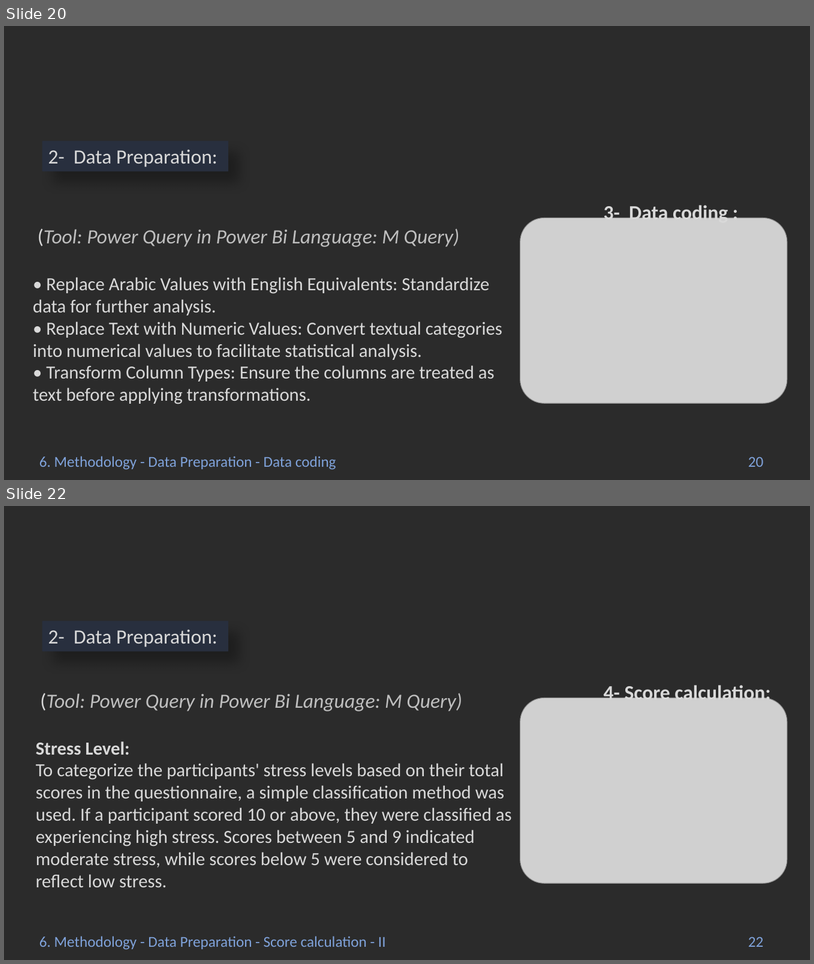
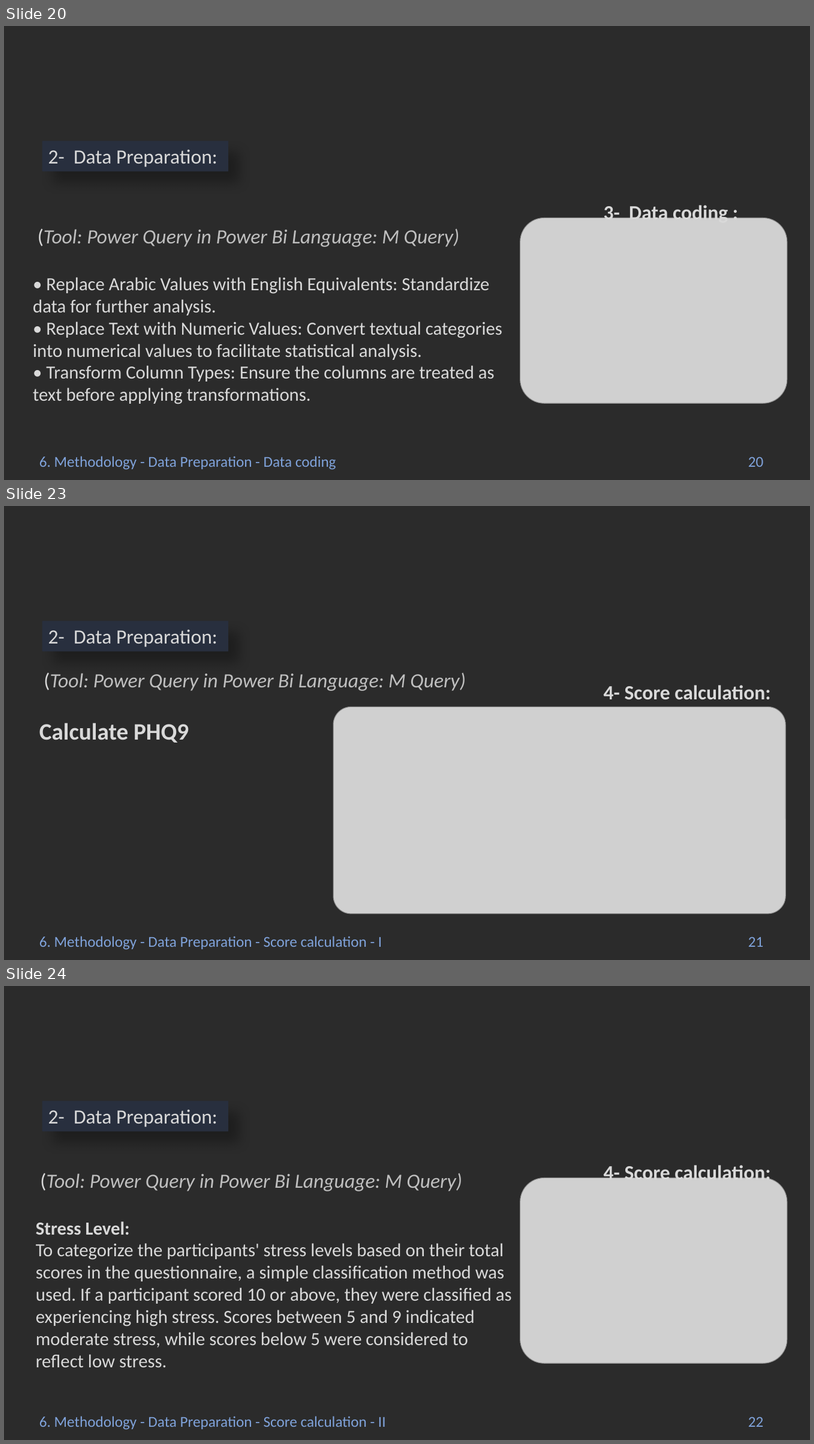
Before and after one commit to Abdelrahmen-Elashry/Mental-Health-Analysis, a slide deck: Statsphere.pptx. Shown one above the other, each under a label of ours: slides 20 and 22 before the commit, slides 20, 23 and 24 after it; the slides between them are not shown. The pictures are 814x964 and 814x1444 pixels, drawn with LibreOffice and Linux fonts; fonts in the diff are those of the drawing; grey boxes stand for pictures; background and template pictures are left out; a plain dark background stands for a picture behind light text. Boxes give left, top, right and bottom in pixels: in the first picture for what was removed or moved away, otherwise in the second. Text is boxed around its words. In the diff, an @@ line names an element or a change of style, - is before the commit and + after.

```diff
--- a/Statsphere.pptx
+++ b/Statsphere.pptx
@@ slide 23 added at (4,506,810,960), background picture (left out) @@
@@ rectangle added at (42,621,228,651), fill #282F3E, 24 pt, text #D9D9D9 @@
+2- Data Preparation:
@@ text added at (39,672,466,742), 24 pt, text #BFBFBF, italic @@
+(Tool: Power Query in Power Bi Language: M Query)
+Calculate PHQ9
@@ text added at (604,685,771,699), 24 pt, text #D9D9D9, bold @@
+4- Score calculation:
@@ picture added at (333,707,786,914) @@
@@ text added at (39,936,382,949), 18 pt, text #7FA2DA @@
+6. Methodology - Data Preparation - Score calculation - I
@@ text added at (749,936,764,946), 18 pt, text #7FA2DA @@
+21
@@ what was slide 22 is now slide 24 @@
```
Also in this commit, not shown: 15 slides changed, 2 other slides added.
